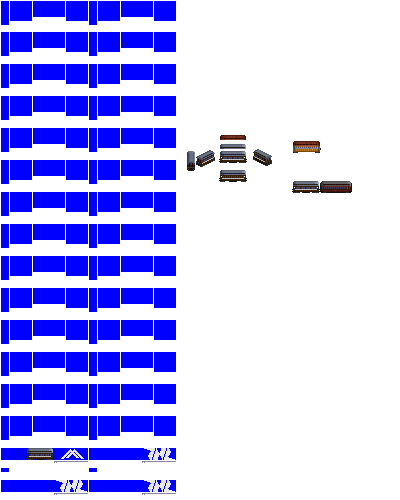
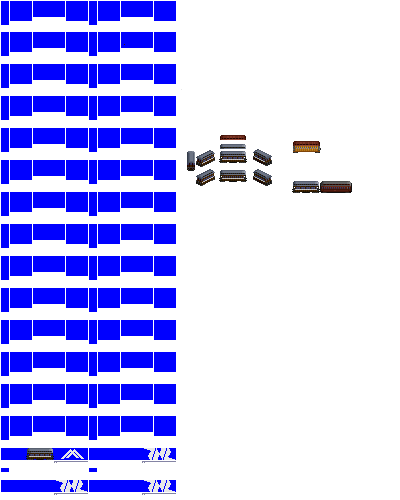
Layers edited between the first and the second w=400, h=500 image:
painted on "Pasted Layer" over [196, 156, 272, 186]
